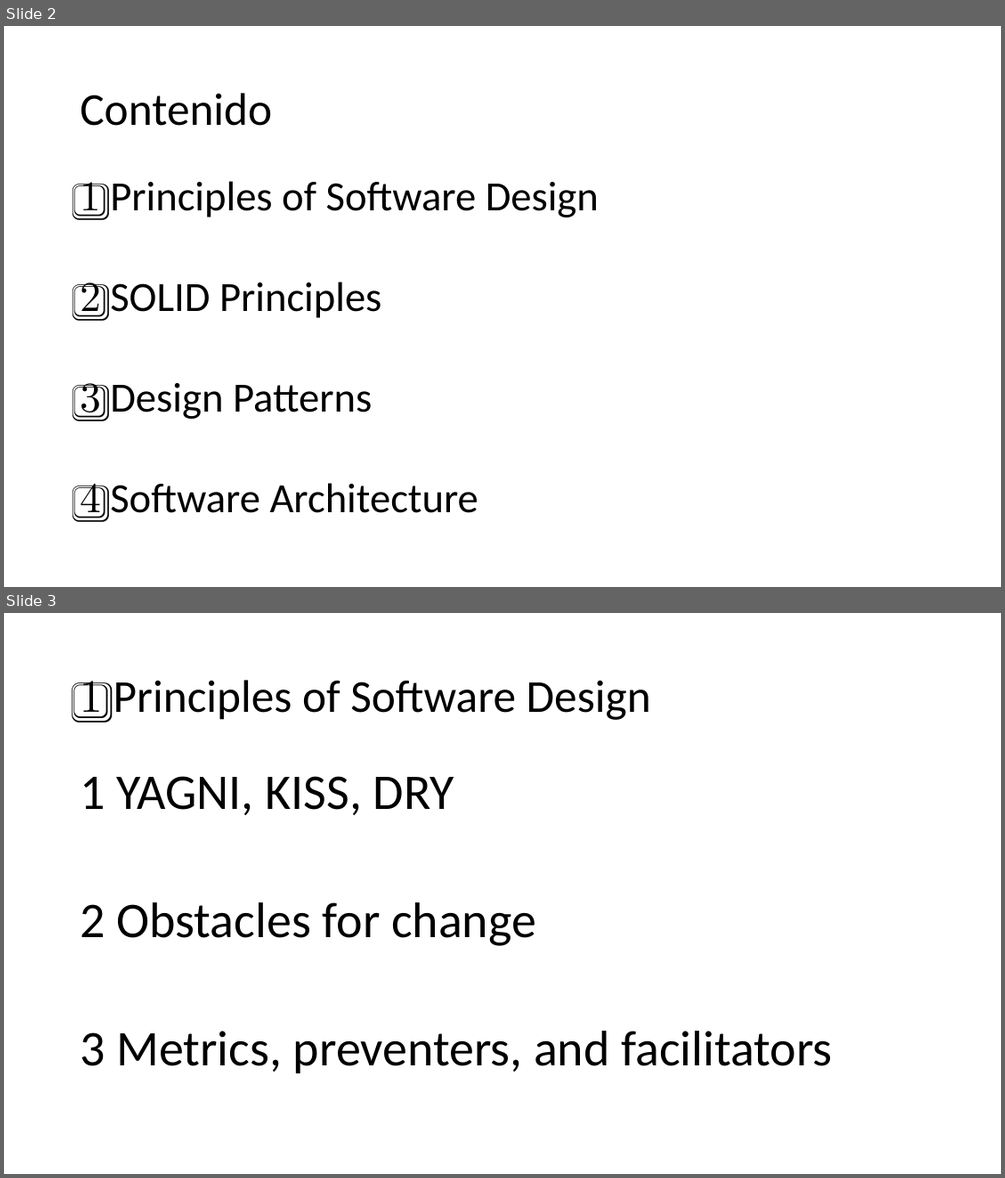
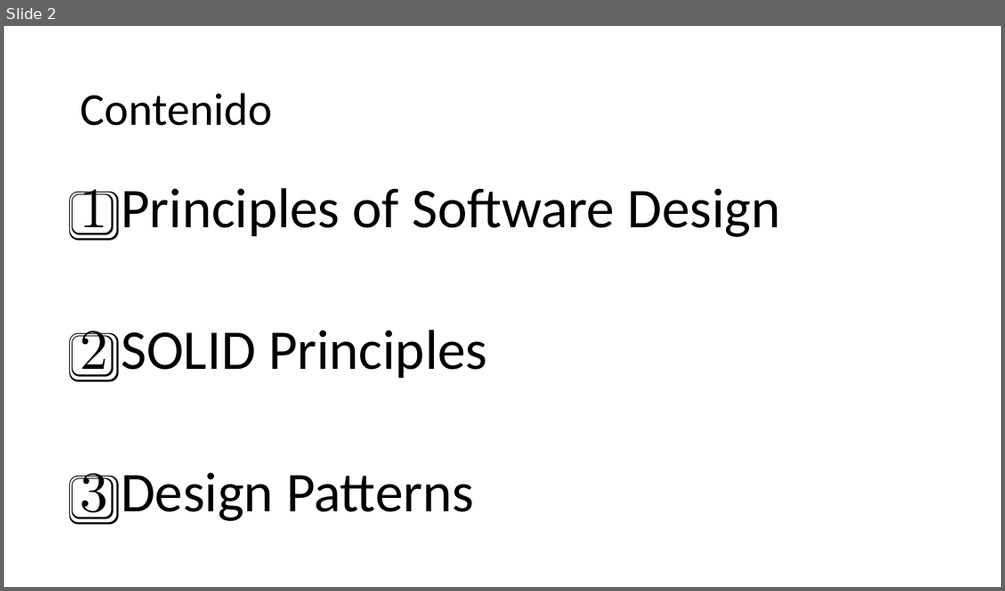
Before and after one commit to AlbertoBasalo/principles-and-patterns, a slide deck: docs/principles-and-practices.pptx. Shown one above the other, each under a label of ours: slides 2 and 3 before the commit, slide 2 after it. The pictures are 1005x1178 and 1005x591 pixels, drawn with LibreOffice and Linux fonts; fonts in the diff are those of the drawing. Boxes give left, top, right and bottom in pixels: in the first picture for what was removed or moved away, otherwise in the second. Text is boxed around its words. In the diff, an @@ line names an element or a change of style, - is before the commit and + after.

```diff
--- a/docs/principles-and-practices.pptx
+++ b/docs/principles-and-practices.pptx
@@ slide 3 removed at [4, 613, 1001, 1174], background #FFFFFF @@
@@ title removed at [80, 680, 651, 722] @@
-1️⃣ Principles of Software Design
@@ text removed at [80, 776, 832, 1073] @@
-1 YAGNI, KISS, DRY
-2 Obstacles for change
-3 Metrics, preventers, and facilitators
@@ slide 2 changed as well @@
@@ text "1️⃣ Principles of Software Design" at [80, 188, 780, 524]: size 40 to 54 pt; line spacing 0.8 to 0.9 @@
@@ text at [80, 483, 478, 522]: paragraph removed @@
-4️⃣ Software Architecture
```
Also in this commit, not shown: 13 other slides changed, 1 other file.
